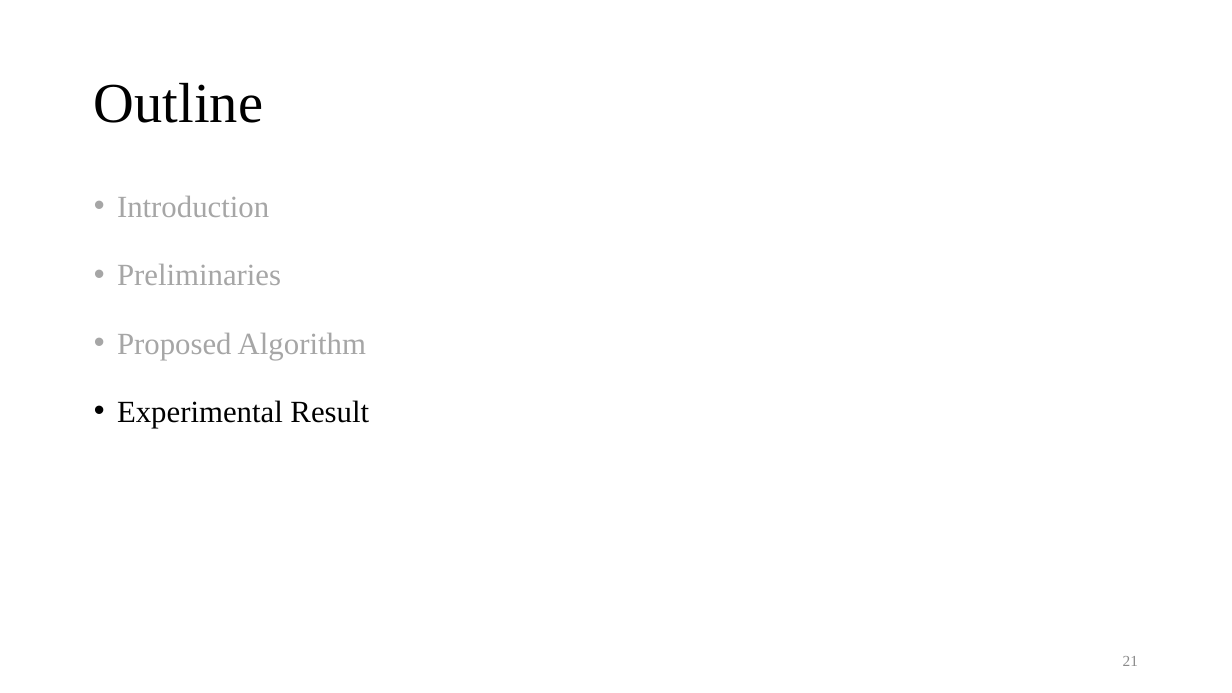
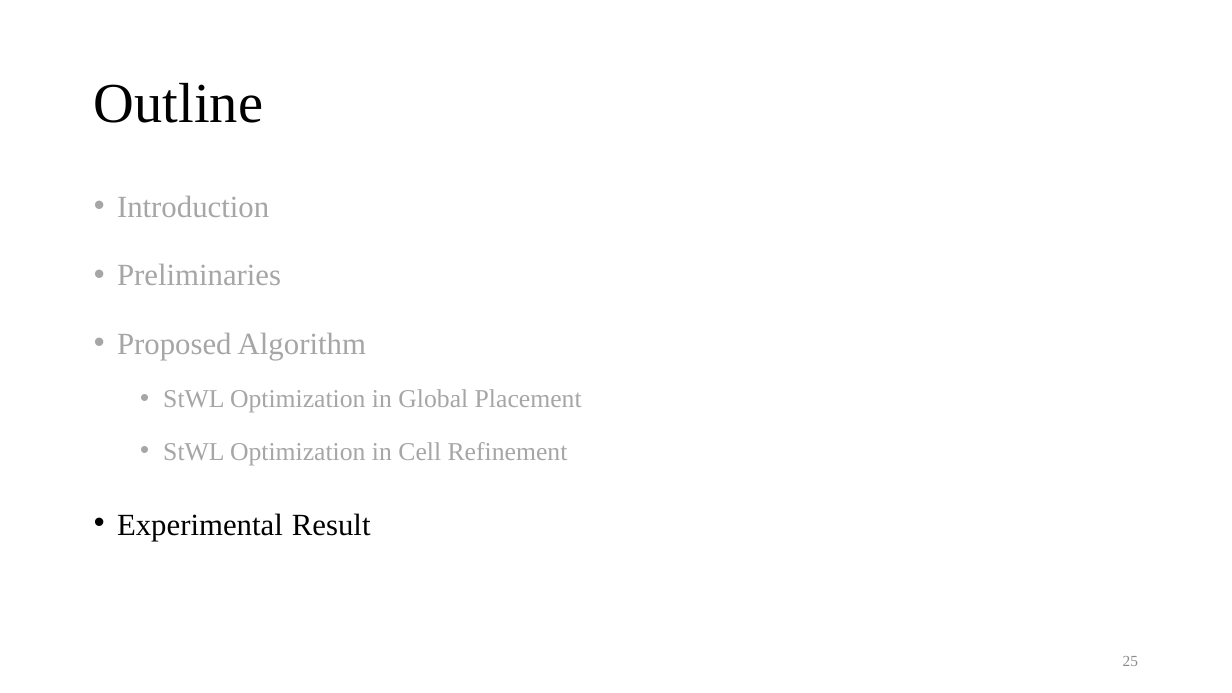
Before and after one commit to Pacific-Feng-Studuies/Studied-Papers, a slide deck: slide 26 of GM/Placement/An Analytical Placement Algorithm with Routing topology Optimization/An Analytical Placement Algorithm with Routing topology Optimization.pptx (slide 22 before the commit). Drawn at 1232x693 pixels with LibreOffice and Linux fonts; fonts in the diff are those of the drawing. Boxes give left, top, right and bottom in pixels: in the first picture for what was removed or moved away, otherwise in the second. Text is boxed around its words. In the diff, an @@ line names an element or a change of style, - is before the commit and + after.

```diff
--- a/GM/Placement/An Analytical Placement Algorithm with Routing topology Optimization/An Analytical Placement Algorithm with Routing topology Optimization.pptx
+++ b/GM/Placement/An Analytical Placement Algorithm with Routing topology Optimization/An Analytical Placement Algorithm with Routing topology Optimization.pptx
@@ text at (163, 389, 582, 466): paragraphs added @@
+  • StWL Optimization in Global Placement
+  • StWL Optimization in Cell Refinement
@@ page number at (1123, 656, 1138, 666): text changed @@
-21
+25
```
Also in this commit, not shown: 18 other slides changed, 4 slides added, 1 other file.
